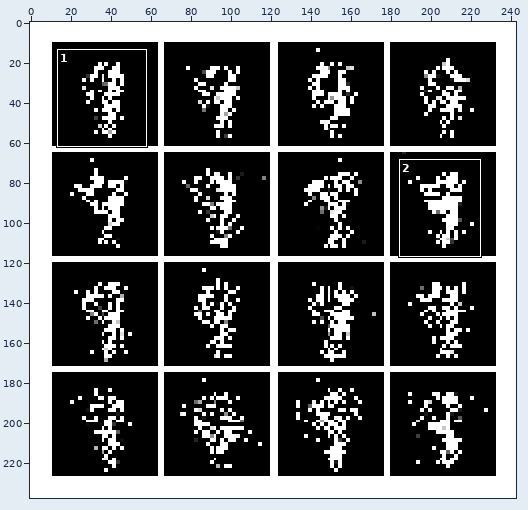
File history of a sprite sheet, Vanillia_GANs/out/007.png. The picture above shows the old version from afar; the outline marks the close-up.
Close-up. Before the commit:
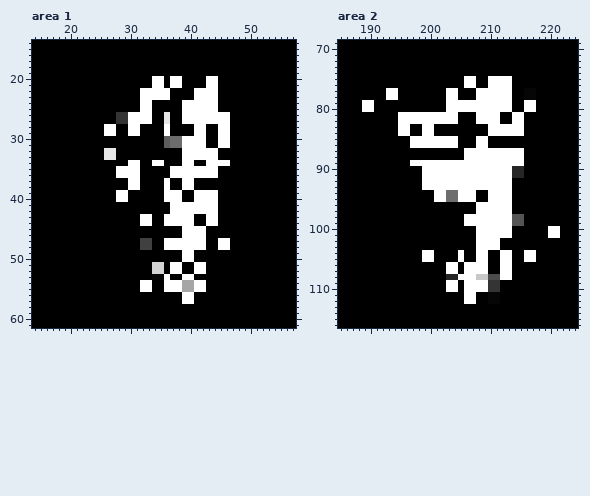
The file is 243x238 pixels. Colours within 5 levels of each other are drawn and written as one. Shown: area 1: x 14..57, y 14..61; area 2: x 185..224, y 69..116. The commit also changed other parts of the picture, which this record leaves out.
New version:
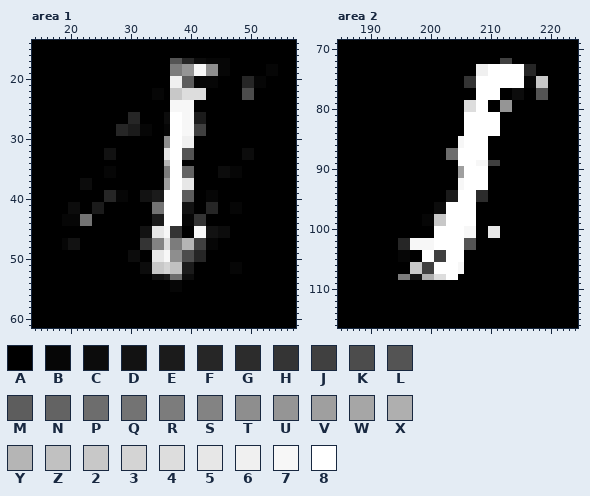
Palette (. is transparent): A #000000  B #060606  C #0c0c0c  D #121212  E #1b1b1b  F #262626  G #2c2c2c  H #343434  J #404040  K #4c4c4c  L #545454  M #5d5d5d  N #636363  P #6d6d6d  Q #737373  R #7c7c7c  S #838383  T #8e8e8e  U #959595  V #9f9f9f  W #a6a6a6  X #afafaf  Y #b5b5b5  Z #c1c1c1  2 #c8c8c8  3 #d4d4d4  4 #dddddd  5 #e7e7e7  6 #f0f0f0  7 #f7f7f7  8 #ffffff
The edit:
Changed rows in their new state; - is an unchanged pixel.
Area 1:
first column x 19:
17 ------------------LLFFCCBBBB--------
18 ------------------RRUU77TTBB------BB
19 ------------------RRUU77TTBB------BB
20 ---------------AA-66MMBBBB----FFBB--
21 ---------------AA-66MMBBBB----FFBB--
22 -------------AABBA224444AA----KK----
23 -------------AABBA224444AA----KK----
24 -------------AA---7777AAAA----------
25 -------------AA---7777AAAA----------
26 ---------AAFFAA--C8877EEAAAA--------
27 ---------AAFFAA--C8877EEAAAA--------
28 -------AAFFEEBB--B8877JJ--AA--------
29 -------AAFFEEBB--B8877JJ--AA--------
30 -----------------T8866AA--AA--------
31 -----------------T8866AA--AA--------
32 -------DD--------588LLAAAA----CC----
33 -------DD--------588LLAAAA----CC----
34 -----------AA--AAY88AA--AAAA--------
35 -------BBAAAA----R--NNAAAACCBB------
36 -------BBAAAA----R--NNAAAACCBB------
37 ---CC------AA----V8855--------------
38 ---CC------AA----V8855--------------
39 -------FFBB--DDEE---MMAABB----------
40 -------FFBB--DDEE---MMAABB----------
41 -CC--EE--------QQ8--DDAAFF--BB------
42 -CC--EE--------QQ8--DDAAFF--BB------
43 BBBQQ--------AAEE---BBHHAA----------
44 BBBQQ--------AAEE---BBHHAA----------
45 -------------DD557HHAA77DDCC--------
46 -------------DD557HHAA77DDCC--------
47 BDD----------HHSS4RRYYJJBBAA--------
48 BDD----------HHSS4RRYYJJBBAA--------
49 -----------CC--557TTKKFF------------
50 -----------CC--557TTKKFF------------
51 -------------CC223ZZEEAA----BB------
52 -------------CC223ZZEEAA----BB------
53 ---------------DDEPPCC--------------
54 -------------AA--ABBAAAA------------
55 -------------AA--ABBAAAA------------
56 --------------------AA--------------
57 --------------------AA--------------
Area 2:
first column x 189:
 72 -----------------------JJ--------
 73 -------------------66888888FF----
 74 -------------------66888888FF----
 75 -----------------HH88----88BB22--
 76 -----------------HH88----88BB22--
 77 ----AA--------AA-------AACCAALL--
 78 ----AA--------AA-------AACCAALL--
 79 AA------------AAA44--AAUU--AA----
 80 AA------------AAA44--AAUU--AA----
 81 ------AAAAAAAAAA-88------AA------
 82 ------AAAAAAAAAA-88------AA------
 83 ------AA--AA-----8888--AAAA------
 84 ------AA--AA-----8888--AAAA------
 85 --------AAAAAAAA788--------------
 86 --------AAAAAAAA788--------------
 87 --------------PP8----AAAAAA------
 88 --------------PP8----AAAAAA------
 89 --------AAAAAAAA---77JJAAAA------
 90 ----------AAAAAAV----AAAAAA------
 91 ----------AAAAAAV----AAAAAA------
 92 ----------AAAAAA7----AAAA--------
 93 ----------AAAAAA7----AAAA--------
 94 ------------AAEE---GGAAAA--------
 95 ------------AAEE---GGAAAA--------
 96 ------------CC88888AAAAAA--------
 97 ------------CC88888AAAAAA--------
 98 ----------BB22888--AAAAAAAA------
 99 ----------BB22888--AAAAAAAA------
100 ------------8888877AA55AA------AA
101 ------------8888877AA55AA------AA
102 ------FF777788888LLAAAA----------
103 ------FF777788888LLAAAA----------
104 ------BB----JJ88---AA--AA--AA----
105 ------BB----JJ88---AA--AA--AA----
106 --------22JJ88--7AAAA--AA--------
107 --------22JJ88--7AAAA--AA--------
108 ------RRDDXX4488AAAAAAAAA--------
109 --------------AA-AAAAAA----------
110 --------------AA-AAAAAA----------
111 -----------------AA--AA----------
112 -----------------AA--AA----------
